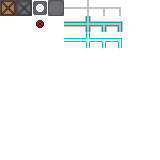
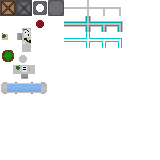
The second 160 × 160 image is a revision of the first. Changes to its layers:
painted on "Layer" over [1, 28, 47, 94]
